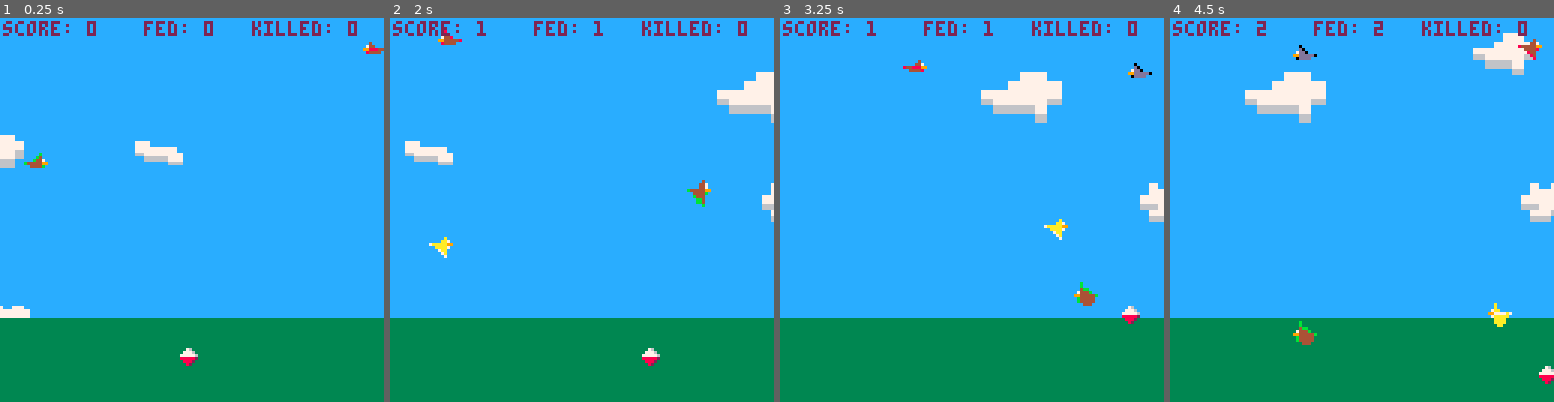
Above: before the commit, frames 1-4 (left to right).
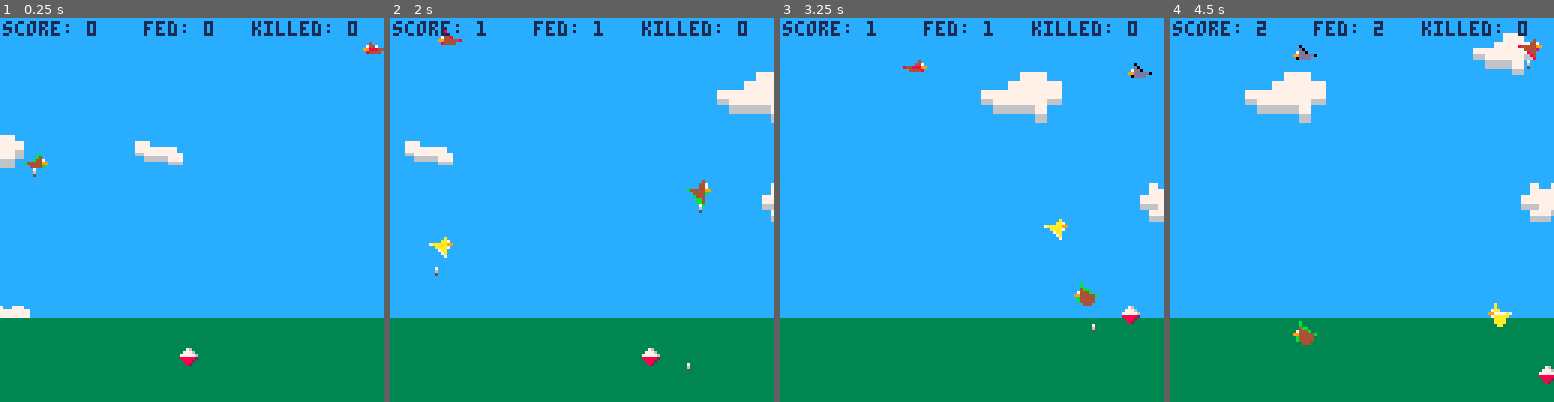
Above: after the commit, the same moments.

Repository: aranasaurus/exploding-birds
Game: PICO-8 cartridge exploding-birds.p8
Same seed, same stepped clock (60 frames per second), same inputs: the game is played once before the commit and once after it.
Inputs:
- Up to frame 1 (0.25 s): no input
- Up to frame 2 (2 s): tap X (X key) at 0.33, 1.07, 1.85 s; tap O (Z key) at 0.7, 1.7 s; hold Right from 1.6 s (still down)
- Up to frame 3 (3.25 s): release Right at 2.1 s; tap O (Z key) at 2.1, 2.5, 2.9 s; hold Up 2.15-2.42 s; hold Right 2.47-3.03 s; tap X (X key) at 2.97 s; hold Left from 3.08 s (still down)
- Up to frame 4 (4.5 s): tap O (Z key) at 3.3, 3.7, 4.1 s; release Left at 3.58 s; hold Down 3.63-3.97 s; hold Right from 4.02 s (still down); tap X (X key) at 4.08 s

The runs differ from the first frame. In frame 1, 1.1% of the frame differs, in the area x 0-99%, y 0-42%; in frame 2, 1.1%; in frame 3, 1.0%; in frame 4, 1.1%.

Commit message:
Add poops!

Diff:
--- a/exploding-birds.p8
+++ b/exploding-birds.p8
@@ -26,8 +26,11 @@
 peach=15
 
 horizon=100
+g_mod=0.8
+g=((9.8*48)/60/60)*g_mod
 -- game objects
 birds={}
+poops={}
 max_birds=10
 max_spd=3.25
 min_spd=0.25
@@ -59,6 +62,7 @@
    dir=1
   },
   state=1,
+  cd=0,
   sprite=function(self)
    local f=max(1,flr(self.anim.duration/self.anim.frames))
    return min(self.anim.start_frame+flr(self.t/f),self.anim.start_frame+self.anim.frames-1)
@@ -72,6 +76,7 @@
     self.anim.start_frame=3
     self.anim.duration*=0.5
     self.spd*=0.76
+    self.cd=0
    elseif self.state==2 then
     player.birds_killed+=1
     player.birds_fed-=1
@@ -122,6 +127,39 @@
       del(rice,b)
      end
     end
+   end
+   if self.cd==0 and self.state<3 then
+    if rnd()<self.state*0.2 then
+     add(poops,{
+      x=self.x+4+self.anim.dir,
+      y=self.y+self.state+1,
+      spd={self.spd*g_mod, 0.0},
+      update=function(self)
+       self.x+=self.spd[1]
+       self.y+=self.spd[2]
+       if self.y>128 then
+        player.poops_avoided+=1
+        del(poops,self)
+       elseif self.y<=player.y+8 and self.y+3>=player.y+player.rice_offset+1 and abs((player.x+4)-self.x)<=4 then
+        player.rice-=5
+        del(poops,self)
+       end
+       self.spd[2]+=g
+      end,
+      draw=function(self)
+       pset(self.x,self.y,white)
+       pset(self.x,self.y+1,grey)
+       pset(self.x,self.y+2,dark_grey)
+      end
+     })
+     if self.state==1 then
+      self.cd=120
+     else
+      self.cd=20
+     end
+    end
+   else
+    self.cd-=1
    end
   end,
   draw=function(self)
@@ -217,10 +255,12 @@
  score=0,
  birds_killed=0,
  birds_fed=0,
+ poops_avoided=0,
  c={red,dark_red},
  rice=max_rice,
+ rice_offset=0,
  shoot_rice=function(self)
-  if self.rice==0 then
+  if self.rice<=0 then
    -- game over, man
    return
   end
@@ -261,19 +301,20 @@
   for b in all(rice) do
    b:update()
   end
+  self.rice_offset=flr(((max_rice-self.rice)*3)/max_rice)
   if btn(b_btn) then self:shoot_rice() end
  end,
  draw=function(self)
   pal(dark_grey,self.c[1])
   pal(dark_blue,self.c[2])
-  if self.rice>0 then
-   local p=flr(((max_rice-self.rice)*3)/max_rice)
-   sspr(8,24,8,4-p,self.x,self.y+p)
-  end
+  -- draw rice in the bowl
+  sspr(8,24,8,4-self.rice_offset,self.x,self.y+self.rice_offset)
+  -- draw the bowl
   spr(48,self.x,self.y)
   for b in all(rice) do
    b:draw()
   end
+  pal()
 
   color(dark_blue)
   print("score: " .. player.score, 1, 1)
@@ -295,6 +336,9 @@
  for b in all(birds) do
   b:update()
  end
+ for p in all(poops) do
+  p:update()
+ end
  for c in all(clouds) do
   c:update()
  end
@@ -310,6 +354,9 @@
   c:draw()
  end
  rectfill(0,horizon,128,128,dark_green)
+ for p in all(poops) do
+  p:draw()
+ end
  for b in all(birds) do
   b:draw()
  end
